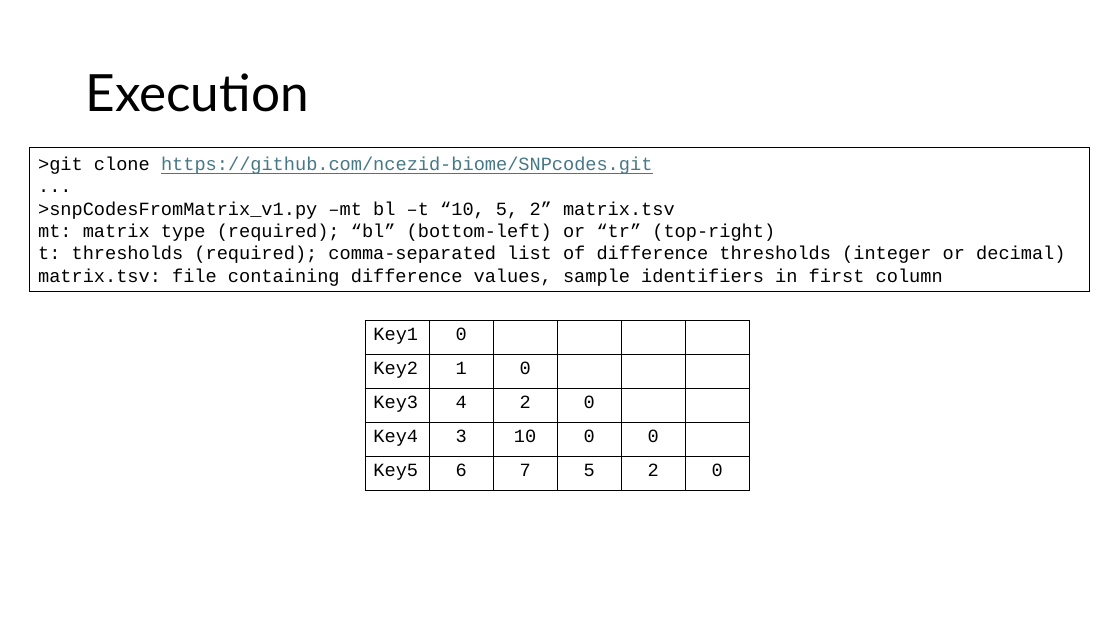
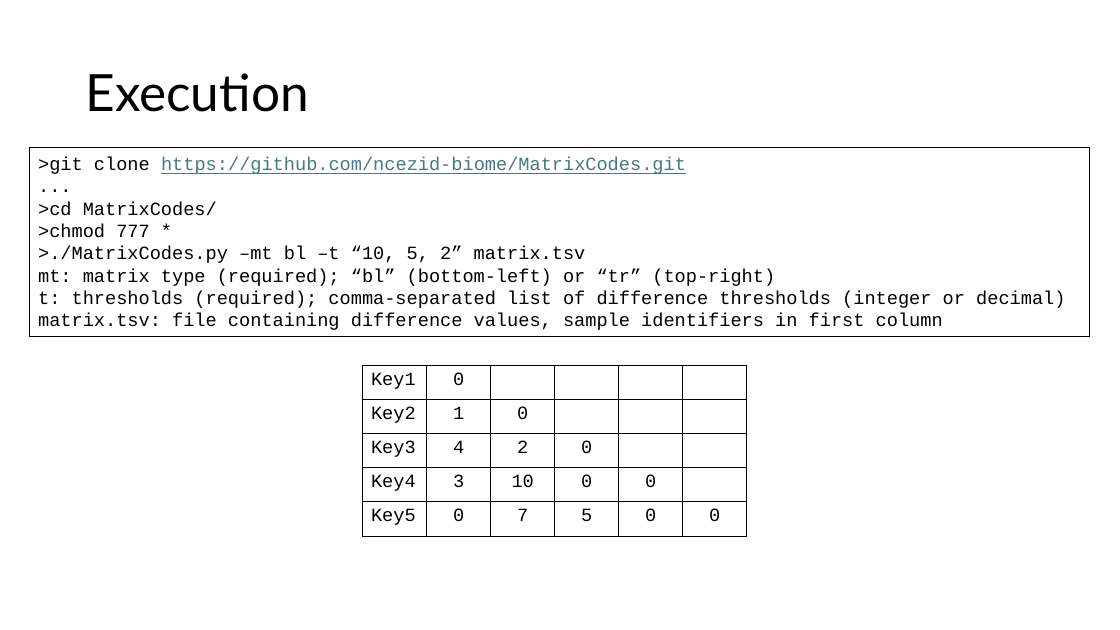
Before and after one commit to ncezid-biome/MatrixCodes, a slide deck: slide 5 of Documentation/MatrixCodes.pptx. Drawn at 1120x630 pixels with LibreOffice and Linux fonts; fonts in the diff are those of the drawing. Boxes give left, top, right and bottom in pixels: in the first picture for what was removed or moved away, otherwise in the second. Text is boxed around its words. In the diff, an @@ line names an element or a change of style, - is before the commit and + after.

```diff
--- a/Documentation/MatrixCodes.pptx
+++ b/Documentation/MatrixCodes.pptx
@@ rectangle ">git clone https://github.com/ncezid-biome/MatrixCodes.git": place and size @@
-rectangle ">git clone https://github.com/ncezid-biome/MatrixCodes.git" at [30, 148, 1091, 292]
+rectangle ">git clone https://github.com/ncezid-biome/MatrixCodes.git" at [30, 148, 1091, 338]
@@ text in rectangle at [38, 157, 686, 174]: text changed @@
->git clone https://github.com/ncezid-biome/SNPcodes.git
+>git clone https://github.com/ncezid-biome/MatrixCodes.git
@@ text in rectangle at [38, 202, 586, 263]: text changed @@
->snpCodesFromMatrix_v1.py –mt bl –t “10, 5, 2” matrix.tsv
+>cd MatrixCodes/
+>chmod 777 *
+>./MatrixCodes.py –mt bl –t “10, 5, 2” matrix.tsv
@@ table at [363, 365, 746, 536] @@
-row 5, column 2: 6
+row 5, column 2: 0
-row 5, column 5: 2
+row 5, column 5: 0
@@ table: place and size @@
-table at [365, 321, 749, 492]
+table at [363, 365, 746, 536]
```
Also in this commit, not shown: 12 other slides changed, 5 slides added.
